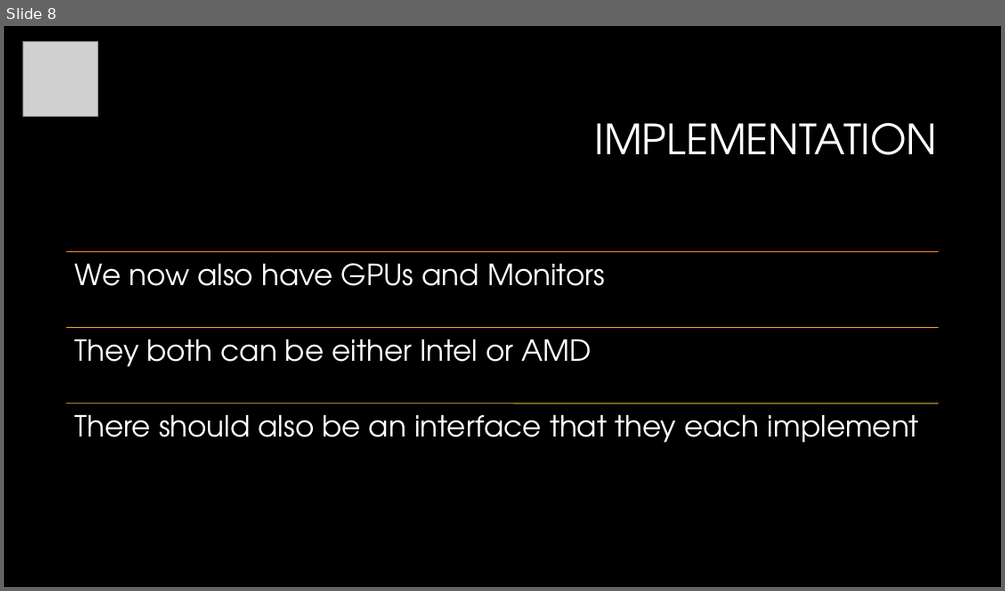
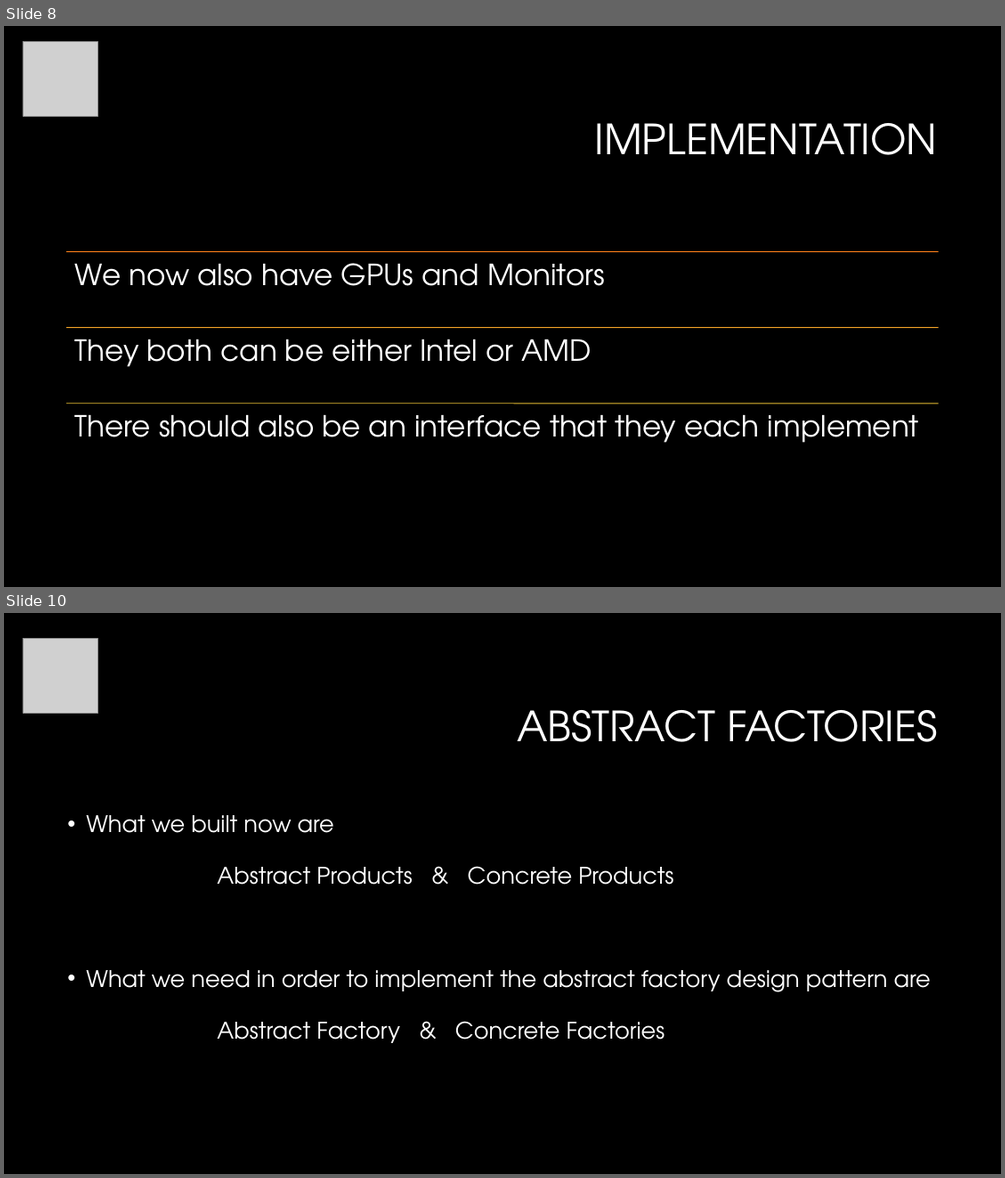
Before and after one commit to ljsunshine/barcamp, a slide deck: abstract_factories.pptx. Shown one above the other, each under a label of ours: slide 8 before the commit, slides 8 and 10 after it; the slides between them are not shown. The pictures are 1005x591 and 1005x1178 pixels, drawn with LibreOffice and Linux fonts; fonts in the diff are those of the drawing; grey boxes stand for pictures; background and template pictures are left out. Boxes give left, top, right and bottom in pixels: in the first picture for what was removed or moved away, otherwise in the second. Text is boxed around its words. In the diff, an @@ line names an element or a change of style, - is before the commit and + after.

```diff
--- a/abstract_factories.pptx
+++ b/abstract_factories.pptx
@@ slide 10 added at <box>4,613,1001,1174</box>, background #000000 @@
@@ picture added at <box>23,639,97,714</box> @@
@@ title added at <box>517,710,937,742</box>, 40 pt, text #FFFFFF @@
+ABSTRACT FACTORIES
@@ text added at <box>86,815,930,1043</box>, 22 pt, text #FFFFFF @@
+• What we built now are
+Abstract Products & Concrete Products
+• What we need in order to implement the abstract factory design pattern are
+Abstract Factory & Concrete Factories
```
Also in this commit, not shown: 6 other slides added, 2 slides removed, 1 other file.
